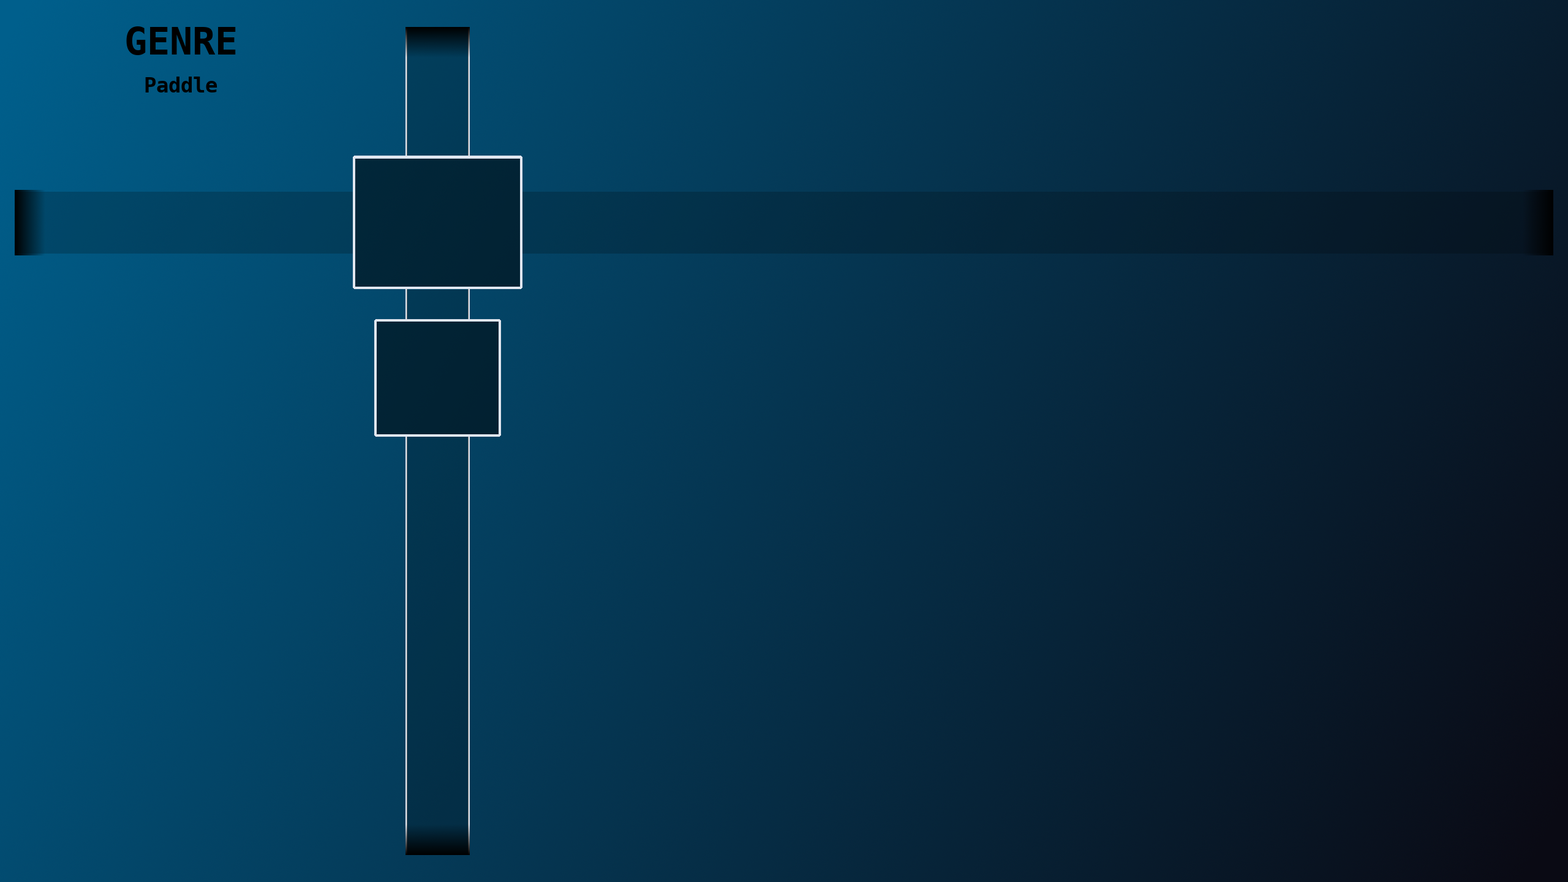
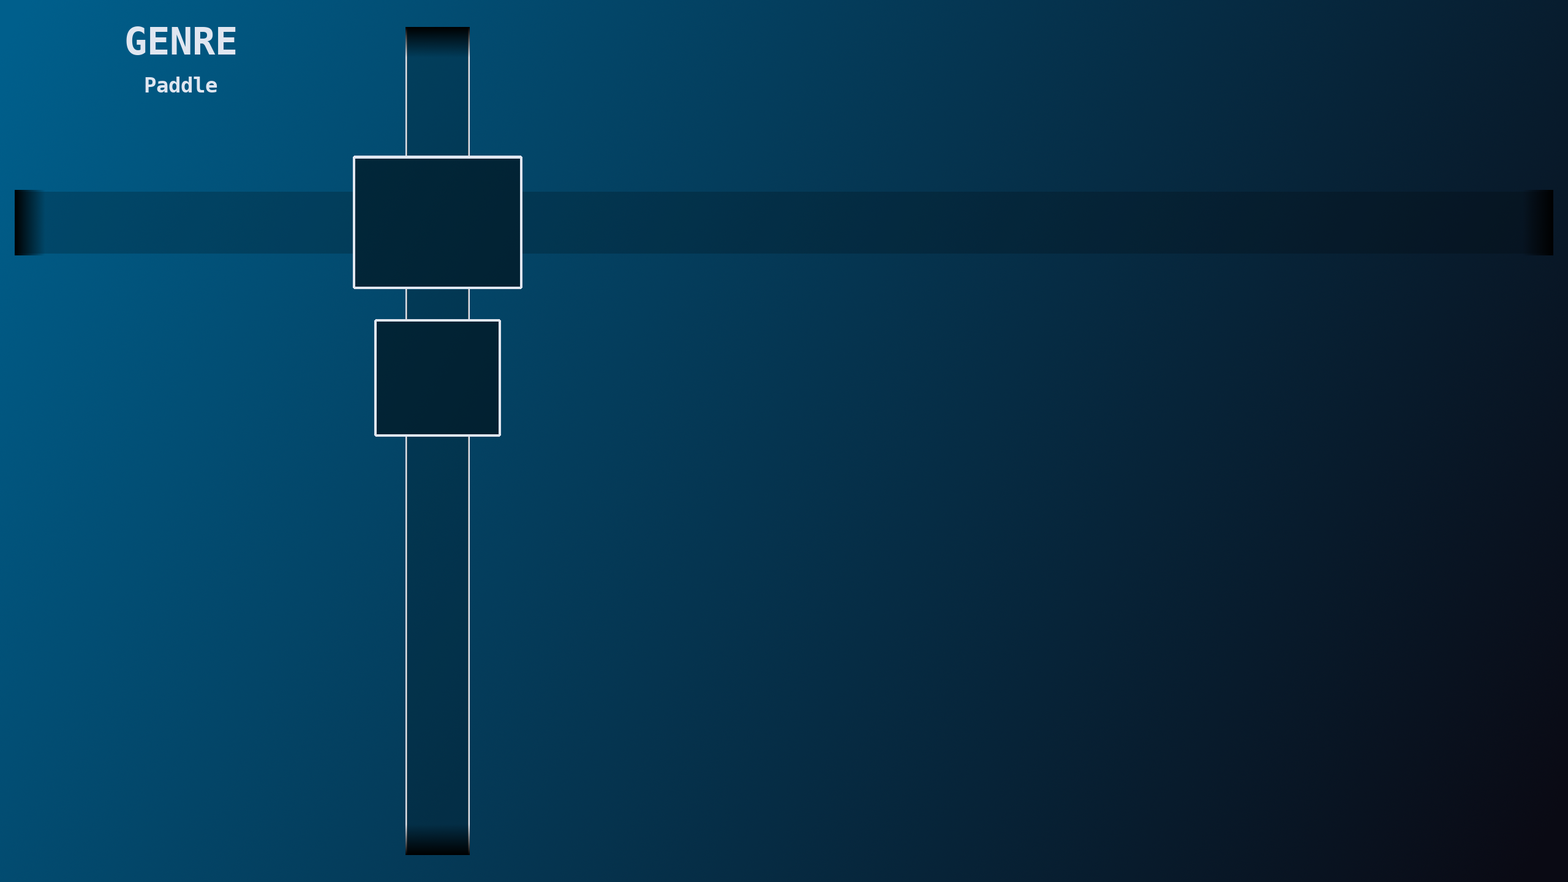
Layer changes from the first 1568×882 image to the second:
painted on "Paddle" over <box>145,76,218,93</box>
painted on "GENRE" over <box>126,26,236,56</box>